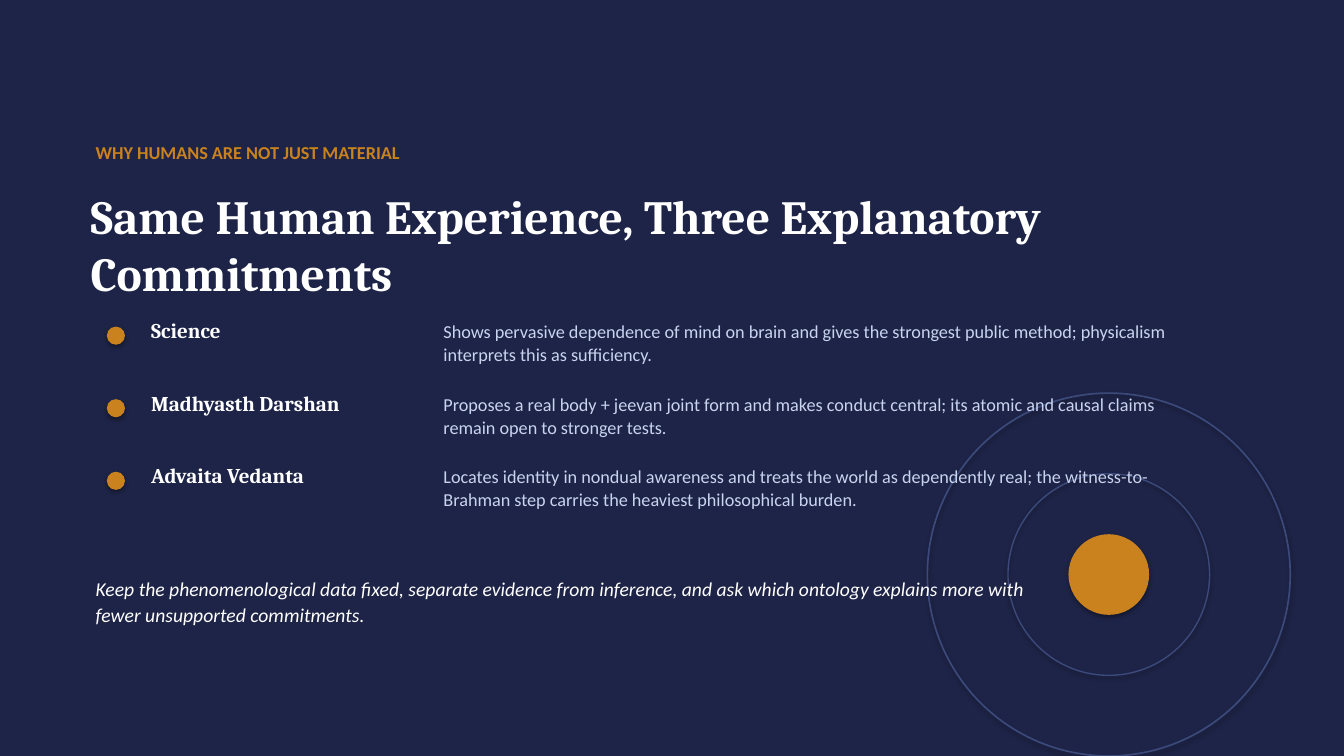
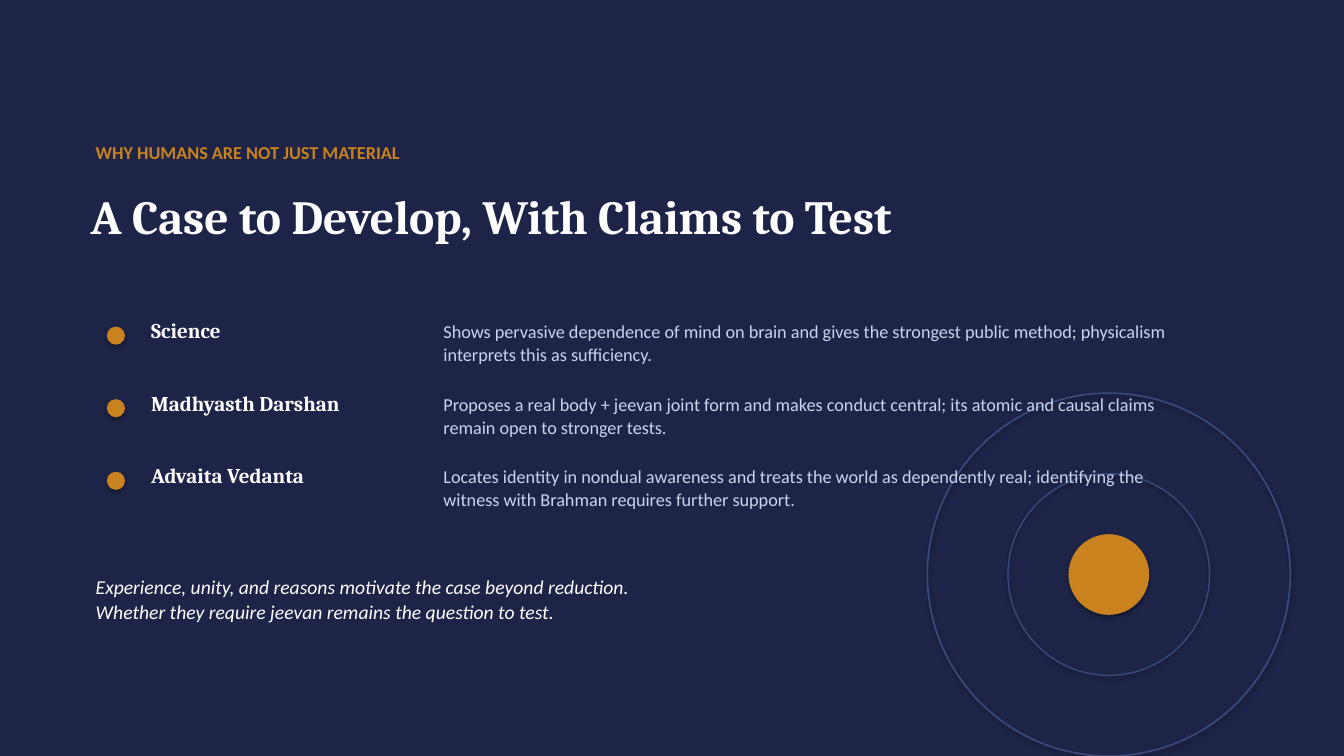
Before and after one commit to raghavamohan/AnalyticMadhyasthDarshan, a slide deck: slide 20 of Studies/Why-Humans-Are-Not-Just-Material/Why-Humans-Are-Not-Just-Material.pptx. Drawn at 1344x756 pixels with LibreOffice and Linux fonts; fonts in the diff are those of the drawing. Boxes give left, top, right and bottom in pixels: in the first picture for what was removed or moved away, otherwise in the second. Text is boxed around its words. In the diff, an @@ line names an element or a change of style, - is before the commit and + after.

Commit message:
Revise human sentience study and align presentation

```diff
--- a/Studies/Why-Humans-Are-Not-Just-Material/Why-Humans-Are-Not-Just-Material.pptx
+++ b/Studies/Why-Humans-Are-Not-Just-Material/Why-Humans-Are-Not-Just-Material.pptx
@@ text at <box>91,201,892,244</box>: text changed @@
-Same Human Experience, Three Explanatory Commitments
+A Case to Develop, With Claims to Test
@@ text at <box>443,469,1144,509</box>: text changed @@
-Locates identity in nondual awareness and treats the world as dependently real; the witness-to-Brahman step carries the heaviest philosophical burden.
+Locates identity in nondual awareness and treats the world as dependently real; identifying the witness with Brahman requires further support.
@@ text at <box>96,580,628,623</box>: text changed @@
-Keep the phenomenological data fixed, separate evidence from inference, and ask which ontology explains more with fewer unsupported commitments.
+Experience, unity, and reasons motivate the case beyond reduction.
+Whether they require jeevan remains the question to test.
```
Also in this commit, not shown: 16 other slides changed, 16 other files.
